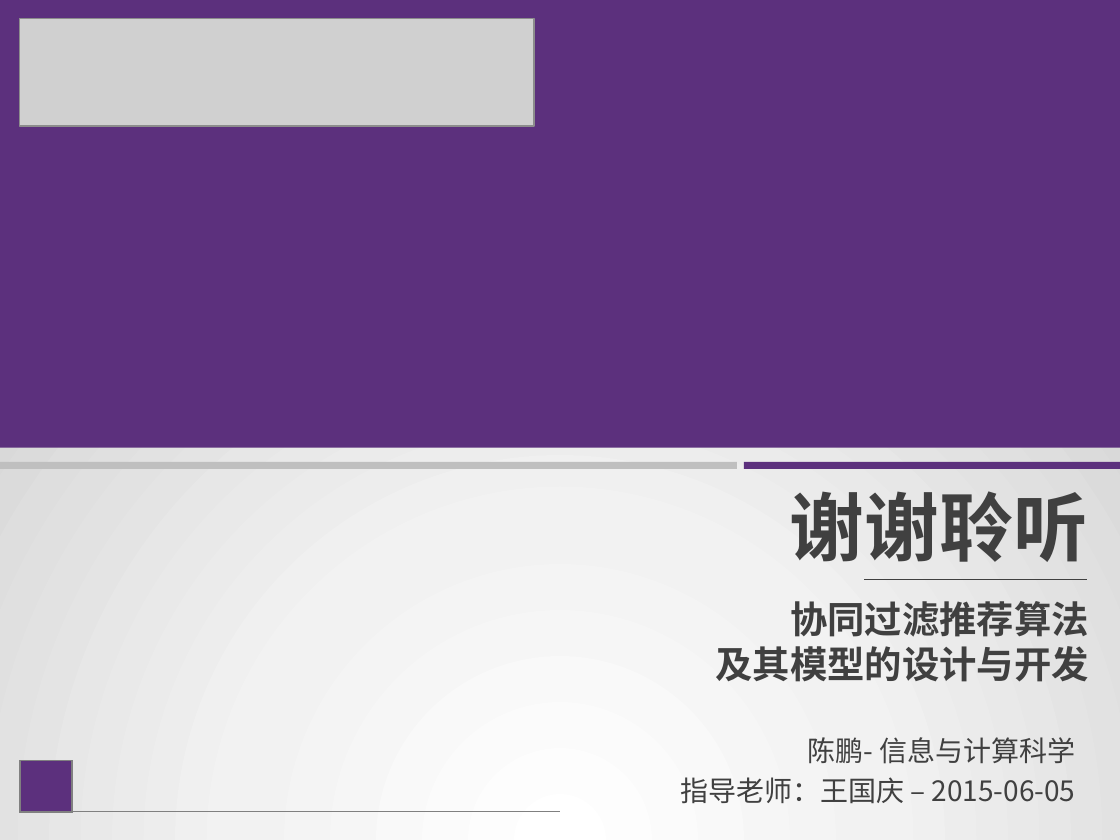
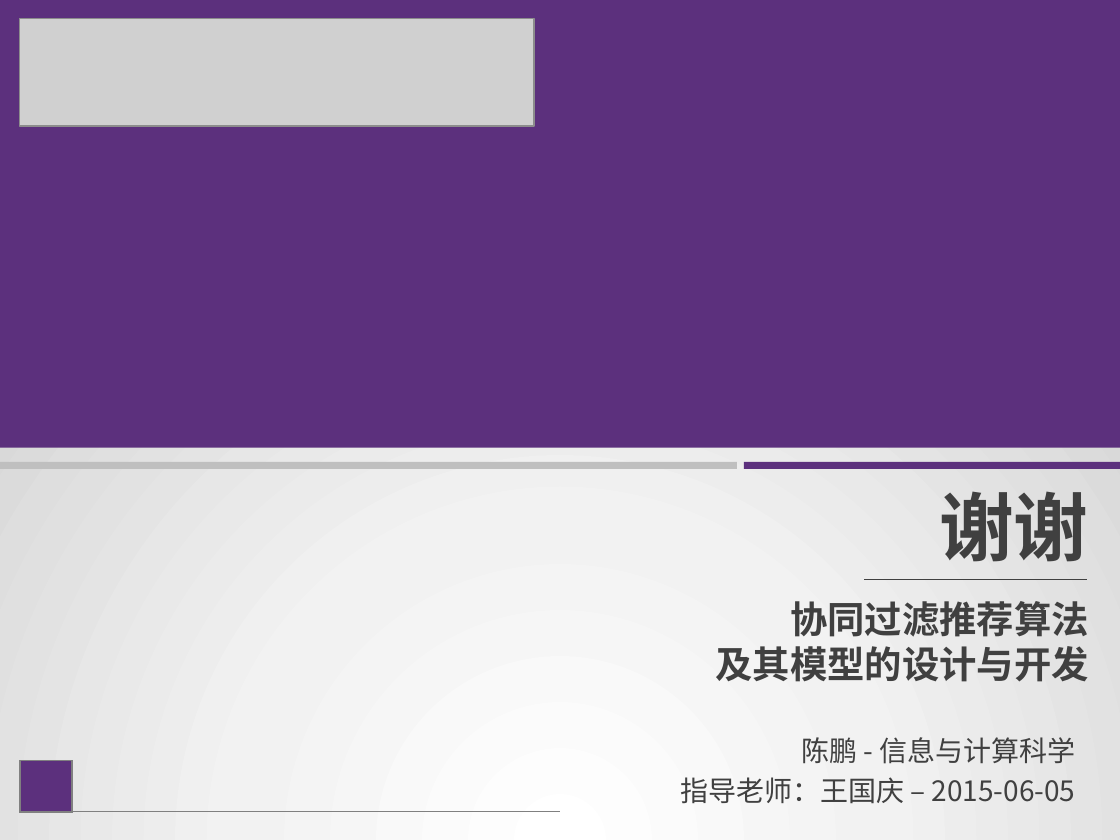
Before and after one commit to cshijiel/tjpu, a slide deck: slide 18 of 毕业演讲稿.pptx. Drawn at 1120x840 pixels with LibreOffice and Linux fonts; fonts in the diff are those of the drawing; grey boxes stand for pictures. Boxes give left, top, right and bottom in pixels: in the first picture for what was removed or moved away, otherwise in the second. Text is boxed around its words. In the diff, an @@ line names an element or a change of style, - is before the commit and + after.

```diff
--- a/毕业演讲稿.pptx
+++ b/毕业演讲稿.pptx
@@ text at [939,491,1088,562]: text changed @@
-谢谢聆听
+谢谢
@@ text at [801,737,1076,764]: spaces changed @@
-陈鹏- 信息与计算科学
+陈鹏 - 信息与计算科学
```
Also in this commit, not shown: 7 other slides changed, 1 slide removed.
